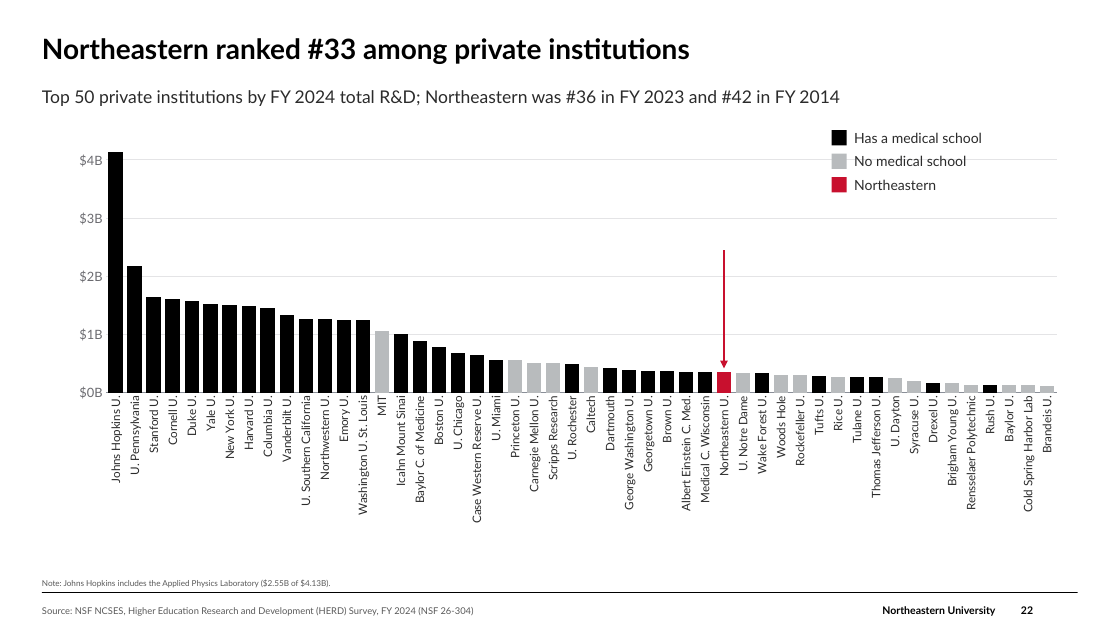
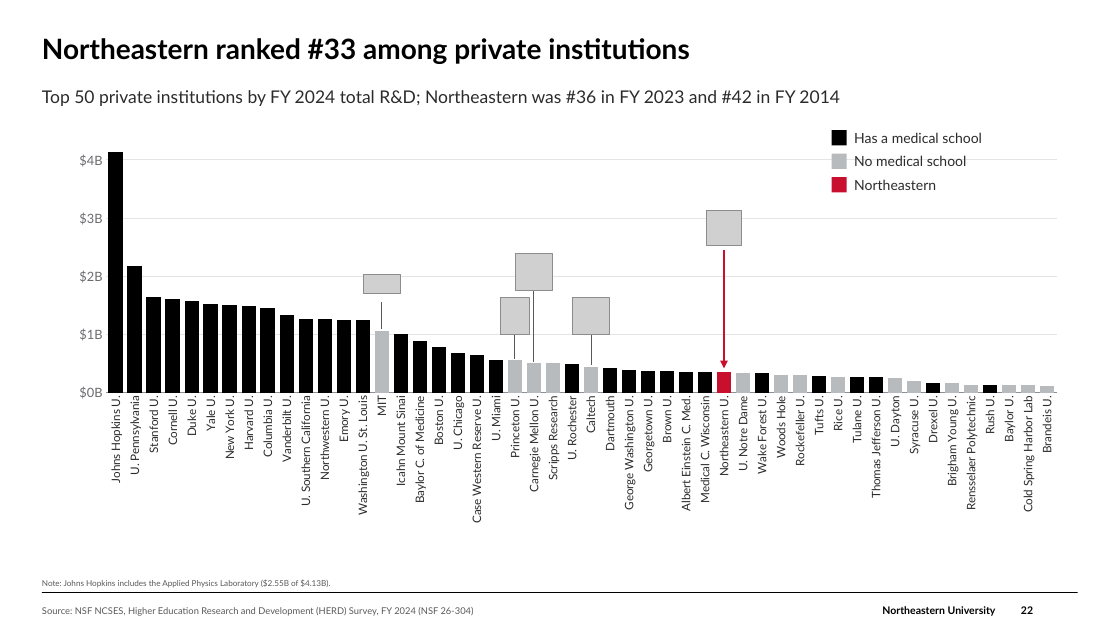
Before and after one commit to brettcsweet/Tonys-repo, a slide deck: slide 22 of GC_Financial_Update_2026-09-30.pptx. Drawn at 1120x630 pixels with LibreOffice and Linux fonts; fonts in the diff are those of the drawing; grey boxes stand for pictures; background and template pictures are left out. Boxes give left, top, right and bottom in pixels: in the first picture for what was removed or moved away, otherwise in the second. Text is boxed around its words. In the diff, an @@ line names an element or a change of style, - is before the commit and + after.

```diff
--- a/GC_Financial_Update_2026-09-30.pptx
+++ b/GC_Financial_Update_2026-09-30.pptx
@@ picture added at (x1=707, y1=210, x2=742, y2=245) @@
@@ picture added at (x1=516, y1=254, x2=553, y2=291) @@
@@ picture added at (x1=364, y1=275, x2=401, y2=294) @@
@@ picture added at (x1=501, y1=297, x2=530, y2=334) @@
@@ line added from (534, 291) to (534, 362), #595959 0.75 pt @@
@@ picture added at (x1=573, y1=297, x2=610, y2=334) @@
@@ line added from (382, 302) to (382, 329), #595959 0.75 pt @@
@@ line added from (515, 334) to (515, 359), #595959 0.75 pt @@
@@ line added from (592, 334) to (592, 365), #595959 0.75 pt @@
```
Also in this commit, not shown: 23 other slides changed, 2 slides added.
